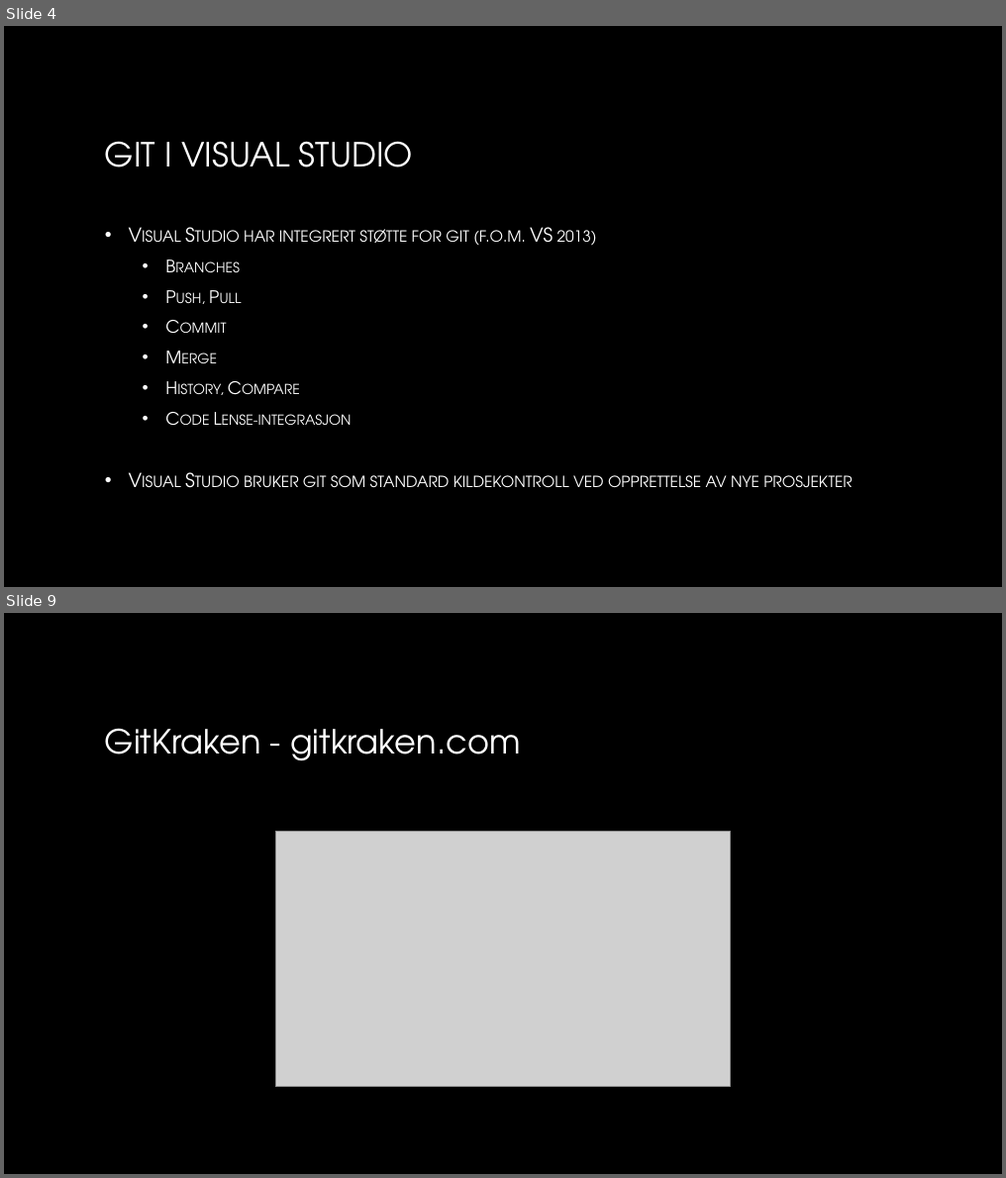
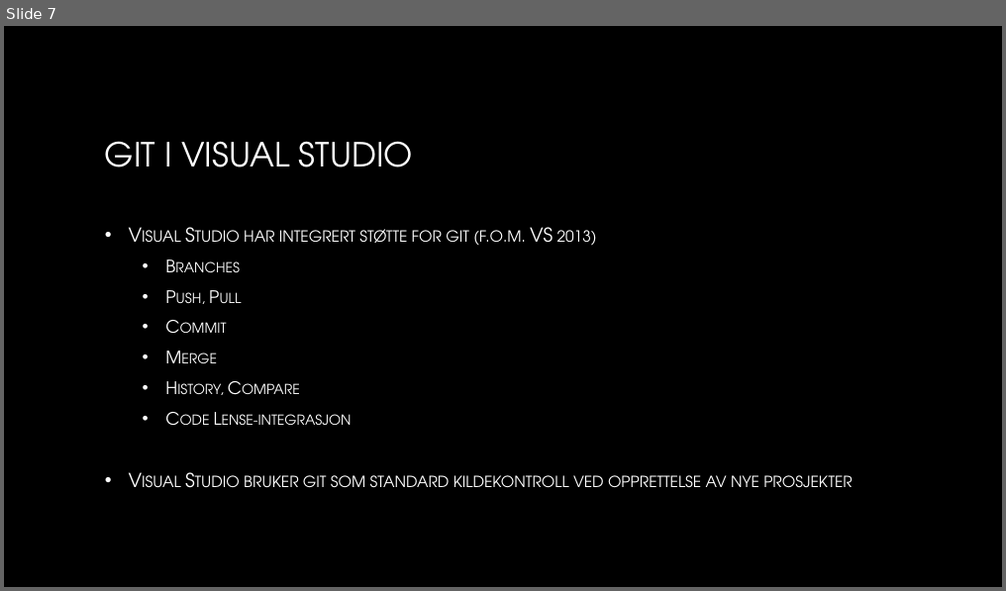
Before and after one commit to hagronnestad/gitvstfs, a slide deck: GIT vs TFS.pptx. Shown one above the other, each under a label of ours: slides 4 and 9 before the commit, slide 7 after it; the slides between them are not shown. The pictures are 1006x1178 and 1006x591 pixels, drawn with LibreOffice and Linux fonts; fonts in the diff are those of the drawing; grey boxes stand for pictures; background and template pictures are left out. Boxes give left, top, right and bottom in pixels: in the first picture for what was removed or moved away, otherwise in the second. Text is boxed around its words. In the diff, an @@ line names an element or a change of style, - is before the commit and + after.

```diff
--- a/GIT vs TFS.pptx
+++ b/GIT vs TFS.pptx
@@ slide 9 removed at [4, 613, 1002, 1174], background picture (left out) @@
@@ title removed at [105, 728, 520, 761] @@
-GitKraken - gitkraken.com
@@ picture removed at [275, 832, 731, 1087] @@
@@ what was slide 4 is now slide 7 @@
```
Also in this commit, not shown: 7 slides changed, 6 slides added, 1 other slide removed.
